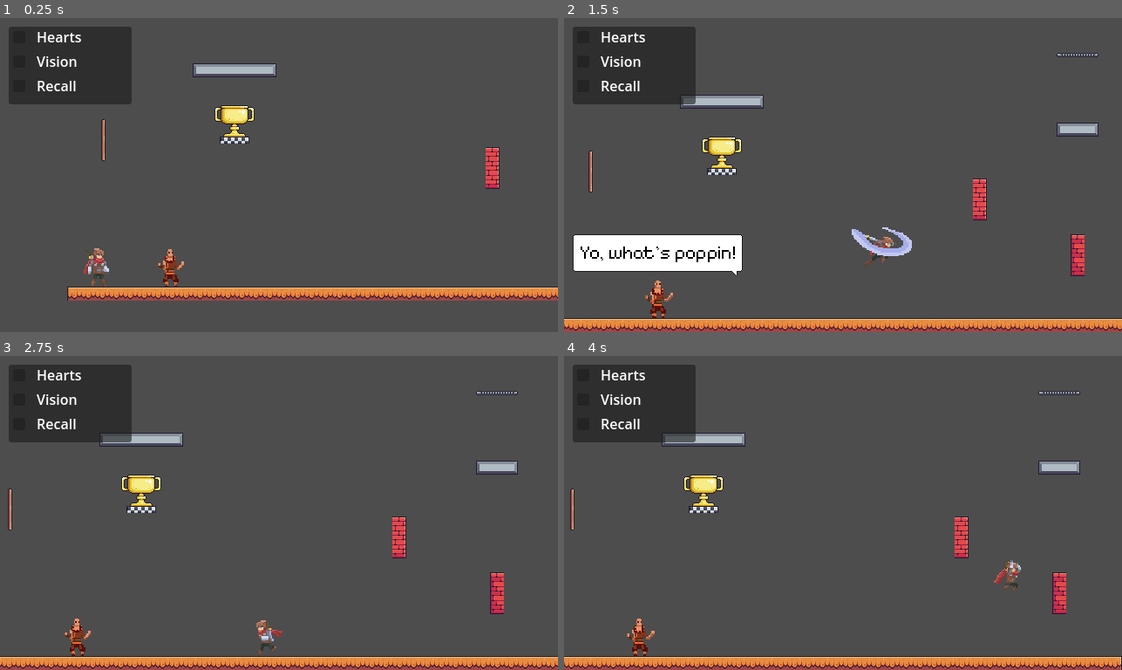
Above: before the commit, frames 1-4 (two rows, left to right).
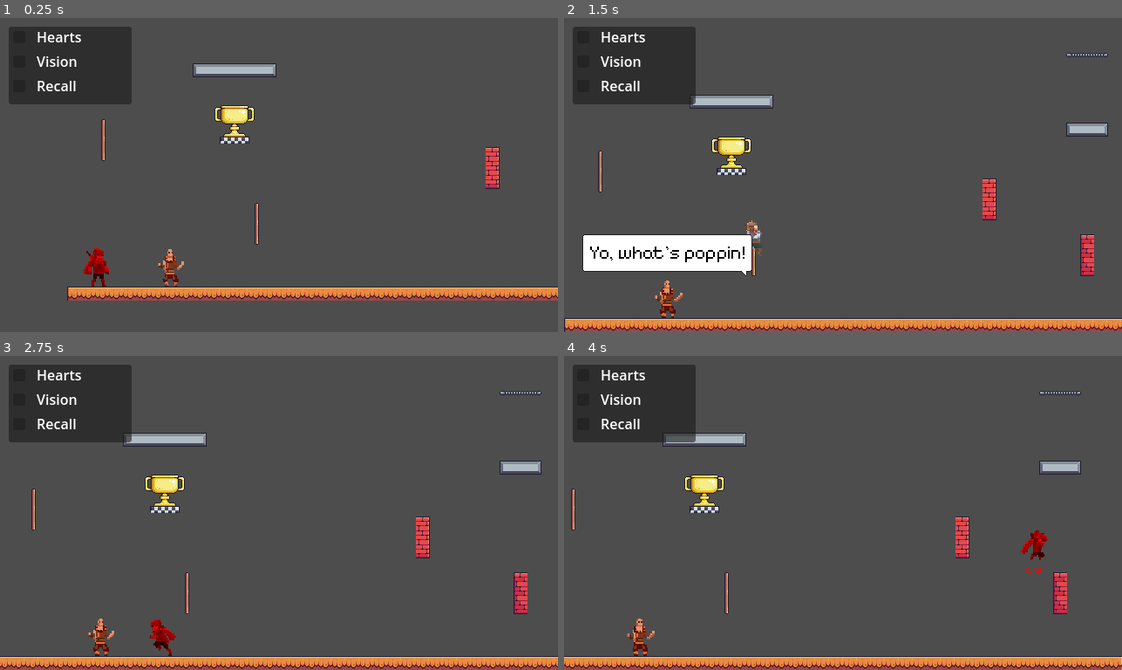
Above: after the commit, the same moments.

Repository: DeVelox/Niro
Game: Godot game, scene res://main.tscn
The game is run twice, just before and just after one commit, with the same random seed, the same clock (stepped at 60 frames per second) and the same inputs.
Inputs:
- Up to frame 1 (0.25 s): no input
- Up to frame 2 (1.5 s): hold D (right) from 0.53 s (still down); tap Shift (dash) at 0.6, 1.35 s; tap Space (dedicated_jump) at 0.77 s
- Up to frame 3 (2.75 s): tap Space (dedicated_jump) at 1.52 s; release D (right) at 2.03 s; hold A (left) from 2.03 s (still down); tap F (interact) at 2.1 s; tap Shift (dash) at 2.3 s
- Up to frame 4 (4 s): release A (left) at 2.78 s; hold D (right) from 2.78 s (still down); tap Shift (dash) at 2.85, 3.6 s; tap Space (dedicated_jump) at 3.02, 3.77 s

The runs differ from the first frame. In frame 1, 0.4% of the frame differs, in the area x 15-47%, y 58-86%; in frame 2, 5.7%; in frame 3, 5.8%, in the area x 0-100%, y 11-100%; in frame 4, 2.6%.

Commit message:
redo climbing and fix wall hang

Diff:
--- a/levels/chest/chest-1.tscn
+++ b/levels/chest/chest-1.tscn
@@ -9,7 +9,7 @@
 script = ExtResource("1_2l88x")
 
 [node name="Tilemap" parent="." instance=ExtResource("2_vdjtn")]
-layer_1/tile_data = PackedInt32Array(-65535, 786432, 4, -655 …(182 unchanged characters)… 851968, 4, -196587, 917504, 4, -524265, 983040, 4, -458729, 983040, 5, -393193, 983040, 6, -720879, 983040, 4, -655343, 983040, 5, -589807, 983040, 6, -983017, 983040, 4, -917481, 983040, 5, -851945, 983040, 6, -983023, 1114112, 2, -983022, 1179648, 2, -983021, 1245184, 2)
+layer_1/tile_data = PackedInt32Array(-65535, 786432, 4, -655 …(182 unchanged characters)… 851968, 4, -196587, 917504, 4, -524265, 1245184, 4, -458729, 1245184, 5, -393193, 1245184, 6, -720879, 1245184, 4, -655343, 1245184, 5, -589807, 1245184, 6, -983017, 1245184, 4, -917481, 1245184, 5, -851945, 1245184, 6, -983023, 1114112, 2, -983022, 1179648, 2, -983021, 1245184, 2)
 
 [node name="TextureRect" type="TextureRect" parent="."]
 z_index = -1
--- a/levels/dev/level.tscn
+++ b/levels/dev/level.tscn
@@ -32,7 +32,7 @@
 script = ExtResource("1_o6p58")
 
 [node name="Tilemap" parent="." instance=ExtResource("2_sodgo")]
-layer_1/tile_data = PackedInt32Array(0, 458752, 4, 1, 458752 …(956 unchanged characters)…  -1048568, 786432, 4, -720895, 1, 131072)
+layer_1/tile_data = PackedInt32Array(0, 458752, 4, 1, 458752 …(956 unchanged characters)…  -1048568, 786432, 4, -720895, 1, 131072, -327668, 1, 131072)
 layer_2/tile_data = PackedInt32Array(40, 1, 65536, 39, 1, 65536, 38, 1, 65536, 37, 1, 65536, 36, 1, 65536, 35, 1, 65536, 34, 1, 65536, 33, 1, 65536, 32, 1, 65536, 31, 1, 65536, 30, 1, 65536, 29, 1, 65536, 28, 1, 65536, 27, 1, 65536, 26, 1, 65536, 25, 1, 65536)
 
 [node name="Spawn" type="Marker2D" parent="."]
--- a/player/player.gd
+++ b/player/player.gd
@@ -14,6 +14,7 @@
 const JUMP_APEX = 5
 const JUMP_APEX_MULTI = 0.1
 const VAR_JUMP_MULTI = 0.25
+const CLIMB_SPEED_MULTI = 0.5
 const NUDGE_RANGE = 28
 const NUDGE_MULTI = 10
 const REWIND_DUR = 1.0
@@ -24,6 +25,8 @@
 var is_wall_hanging := false
 var is_crouching := false
 var is_climbing := false
+var is_climbing_top := false
+var is_climbing_bottom := false
 var is_dashing := false
 var is_sliding := false
 var is_jumping := false
@@ -67,7 +70,7 @@
 
 func _debug():
 	_clear()
-	_debug_color(!can_take_damage, Color.BLUE)
+	_debug_color(!is_climbing_top, Color.RED)
 
 func _movement(delta: float) -> void:
 	if not is_dashing:
@@ -142,7 +145,9 @@
 
 
 func _climb_move() -> void:
-	var motion: float = Input.get_axis("up", "down") * SPEED
+	var motion: float = Input.get_axis("up", "down") * SPEED * CLIMB_SPEED_MULTI
+	if not is_climbing_top and motion < 0:
+		motion = 0
 	velocity.y = motion
 
 
@@ -295,6 +300,10 @@
 		is_double_jumping = false
 		is_wall_hanging = false
 
+	if is_climbing:
+		if not (is_climbing_bottom or is_climbing_top):
+			is_climbing = false
+
 	if is_crouching:
 		hitbox.shape.size = Vector2(32, 32)
 		hitbox.position = Vector2(0, 9)
@@ -329,7 +338,7 @@
 
 func _get_animation() -> String:
 	var animation: String
-	if is_climbing and not Input.get_axis("up", "down"):
+	if is_climbing and velocity.y == 0:
 		animation = "climbing_idle"
 	elif is_climbing:
 		animation = "climbing"
@@ -466,21 +475,24 @@
 	is_sliding = false
 
 
-func _on_left_wall_touched(_body) -> void:
+func _on_left_wall_touched(_body: Node2D) -> void:
 	_try_wall_hang(-1)
 
-
-func _on_right_wall_touched(_body) -> void:
+func _on_right_wall_touched(_body: Node2D) -> void:
 	_try_wall_hang(1)
 
-
-func _on_nudge_check(_body) -> void:
+func _on_wall_exited(_body: Node2D) -> void:
+	is_wall_hanging = false
+
+
+func _on_nudge_check(_body: Node2D) -> void:
 	gap_check.position = velocity.normalized() * NUDGE_RANGE
 	if not area_2d_gap_check.get_overlapping_bodies():
 		position += velocity.normalized() * NUDGE_MULTI
 
 
 func _on_climbable_entered(area) -> void:
+	return
 	if area.is_in_group("climbing"):
 		velocity.x = 0
 		is_climbing = true
@@ -488,6 +500,7 @@
 
 
 func _on_climbable_exited(area) -> void:
+	return
 	if area.is_in_group("climbing"):
 		is_climbing = false
 
@@ -506,3 +519,28 @@
 func _debug_color(property: bool, color: Color) -> void:
 	if property:
 		modulate = color
+
+func _start_climbing(area: Area2D) -> void:
+	if not is_climbing:
+		position.x = area.position.x
+		velocity.x = 0
+		is_climbing = true
+		is_dashing = false
+
+func _on_climbing_top_entered(area: Area2D) -> void:
+	if area.is_in_group("climbing"):
+		is_climbing_top = true
+		_start_climbing(area)
+
+func _on_climbing_bottom_entered(area: Area2D) -> void:
+	if area.is_in_group("climbing"):
+		is_climbing_bottom = true
+		_start_climbing(area)
+
+func _on_climbing_top_exited(area: Area2D) -> void:
+	if area.is_in_group("climbing"):
+		is_climbing_top = false
+
+func _on_climbing_bottom_exited(area: Area2D) -> void:
+	if area.is_in_group("climbing"):
+		is_climbing_bottom = false
--- a/player/player.tscn
+++ b/player/player.tscn
@@ -182,8 +182,11 @@
 [sub_resource type="RectangleShape2D" id="RectangleShape2D_kjvja"]
 size = Vector2(28, 50)
 
-[sub_resource type="RectangleShape2D" id="RectangleShape2D_obud4"]
-size = Vector2(5, 5)
+[sub_resource type="RectangleShape2D" id="RectangleShape2D_0u0hd"]
+size = Vector2(14, 2)
+
+[sub_resource type="RectangleShape2D" id="RectangleShape2D_3xclq"]
+size = Vector2(14, 2)
 
 [sub_resource type="AtlasTexture" id="AtlasTexture_txqwi"]
 atlas = ExtResource("30_cadxq")
@@ -342,11 +345,17 @@
 [node name="CollisionShape2D" type="CollisionShape2D" parent="Detectors/NudgeCheck"]
 shape = SubResource("RectangleShape2D_0rk70")
 
-[node name="Climbing" type="Area2D" parent="Detectors" groups=["climbing"]]
-
-[node name="ColisionCheck" type="CollisionShape2D" parent="Detectors/Climbing"]
-position = Vector2(-0.5, 2.5)
-shape = SubResource("RectangleShape2D_obud4")
+[node name="ClimbingTop" type="Area2D" parent="Detectors"]
+
+[node name="CollisionShape2D" type="CollisionShape2D" parent="Detectors/ClimbingTop"]
+position = Vector2(0, -5)
+shape = SubResource("RectangleShape2D_0u0hd")
+
+[node name="ClimbingBottom" type="Area2D" parent="Detectors"]
+
+[node name="CollisionShape2D" type="CollisionShape2D" parent="Detectors/ClimbingBottom"]
+position = Vector2(0, 5)
+shape = SubResource("RectangleShape2D_3xclq")
 
 [node name="JumpSound" type="AudioStreamPlayer" parent="."]
 stream = ExtResource("29_hpjs7")
@@ -363,7 +372,11 @@
 [connection signal="timeout" from="Timers/SlideTimer" to="." method="_on_slide_finished"]
 [connection signal="timeout" from="Timers/Invulnerability" to="." method="_on_invulnerability_timeout"]
 [connection signal="body_entered" from="Detectors/WallHangLeft" to="." method="_on_left_wall_touched"]
+[connection signal="body_exited" from="Detectors/WallHangLeft" to="." method="_on_wall_exited"]
 [connection signal="body_entered" from="Detectors/WallHangRight" to="." method="_on_right_wall_touched"]
+[connection signal="body_exited" from="Detectors/WallHangRight" to="." method="_on_wall_exited"]
 [connection signal="body_entered" from="Detectors/NudgeCheck" to="." method="_on_nudge_check"]
-[connection signal="area_entered" from="Detectors/Climbing" to="." method="_on_climbable_entered"]
-[connection signal="area_exited" from="Detectors/Climbing" to="." method="_on_climbable_exited"]
+[connection signal="area_entered" from="Detectors/ClimbingTop" to="." method="_on_climbing_top_entered"]
+[connection signal="area_exited" from="Detectors/ClimbingTop" to="." method="_on_climbing_top_exited"]
+[connection signal="area_entered" from="Detectors/ClimbingBottom" to="." method="_on_climbing_bottom_entered"]
+[connection signal="area_exited" from="Detectors/ClimbingBottom" to="." method="_on_climbing_bottom_exited"]
--- a/project.godot
+++ b/project.godot
@@ -53,11 +53,7 @@
 }
 jump={
 "deadzone": 0.5,
-"events": [Object(InputEventKey,"resource_local_to_scene":false,"resource_name":"","device":-1,"window_id":0,"alt_pressed":false,"shift_pressed":false,"ctrl_pressed":false,"meta_pressed":false,"pressed":false,"keycode":0,"physical_keycode":87,"key_label":0,"unicode":119,"echo":false,"script":null)
-, Object(InputEventKey,"resource_local_to_scene":false,"resource_name":"","device":-1,"window_id":0,"alt_pressed":false,"shift_pressed":false,"ctrl_pressed":false,"meta_pressed":false,"pressed":false,"keycode":0,"physical_keycode":32,"key_label":0,"unicode":32,"echo":false,"script":null)
-, Object(InputEventKey,"resource_local_to_scene":false,"resource_name":"","device":-1,"window_id":0,"alt_pressed":false,"shift_pressed":false,"ctrl_pressed":false,"meta_pressed":false,"pressed":false,"keycode":0,"physical_keycode":4194320,"key_label":0,"unicode":0,"echo":false,"script":null)
-, Object(InputEventJoypadButton,"resource_local_to_scene":false,"resource_name":"","device":-1,"button_index":11,"pressure":0.0,"pressed":false,"script":null)
-, Object(InputEventJoypadMotion,"resource_local_to_scene":false,"resource_name":"","device":-1,"axis":1,"axis_value":-1.0,"script":null)
+"events": [Object(InputEventKey,"resource_local_to_scene":false,"resource_name":"","device":-1,"window_id":0,"alt_pressed":false,"shift_pressed":false,"ctrl_pressed":false,"meta_pressed":false,"pressed":false,"keycode":0,"physical_keycode":32,"key_label":0,"unicode":32,"echo":false,"script":null)
 , Object(InputEventJoypadButton,"resource_local_to_scene":false,"resource_name":"","device":-1,"button_index":0,"pressure":0.0,"pressed":false,"script":null)
 ]
 }
Not shown: 1 places in player/player.tscn that only renumber resources
